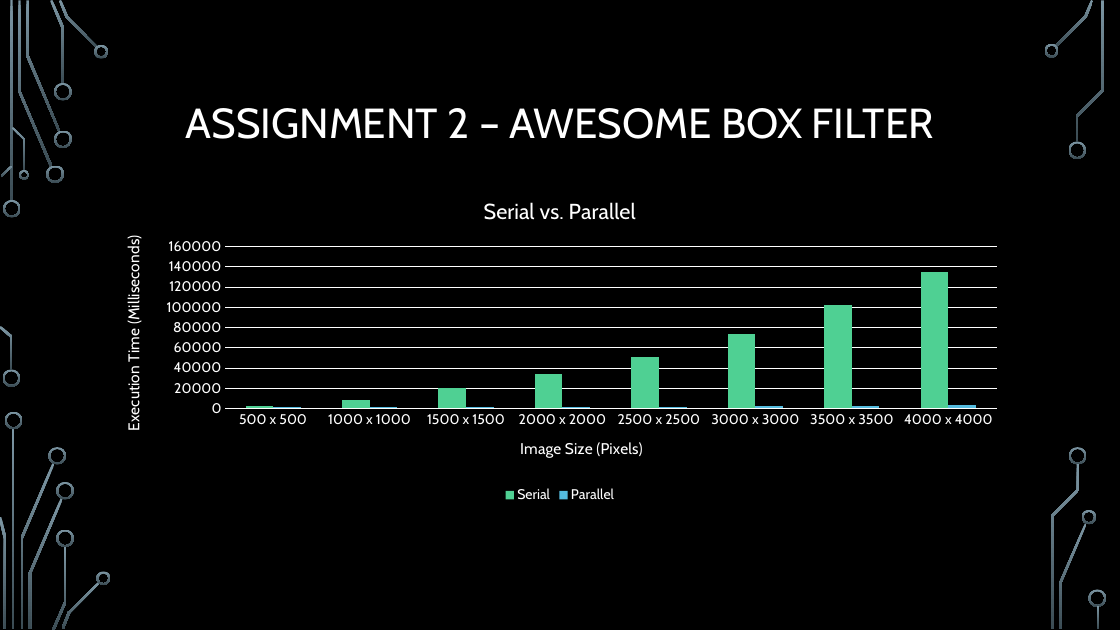
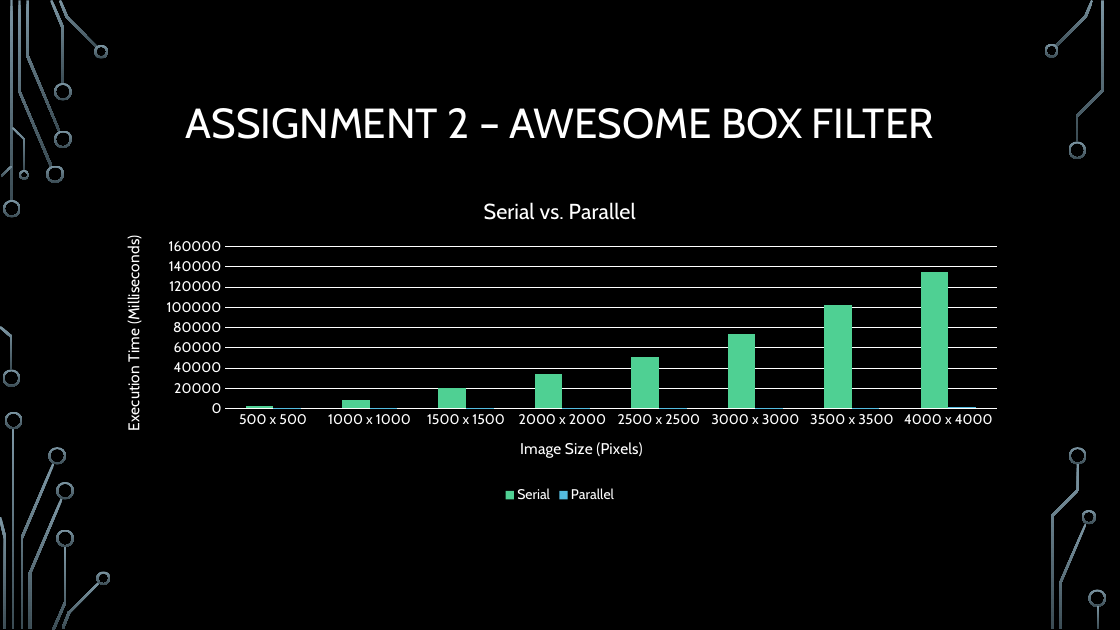
Before and after one commit to RosarioAleCali/DPS915_Final_Project, a slide deck: slide 8 of Project Presentation.pptx. Drawn at 1120x630 pixels with LibreOffice and Linux fonts; fonts in the diff are those of the drawing; background and template pictures are left out. Boxes give left, top, right and bottom in pixels: in the first picture for what was removed or moved away, otherwise in the second. Text is boxed around its words. In the diff, an @@ line names an element or a change of style, - is before the commit and + after.

```diff
--- a/Project Presentation.pptx
+++ b/Project Presentation.pptx
@@ column chart at (x1=105, y1=181, x2=1015, y2=507) @@
-Parallel: 1000, 1000, 1000, 1000, 2000, 2000, 3000, 3000
+Parallel: 0, 0, 0, 0, 1000, 1000, 1000, 1000
```
Also in this commit, not shown: 2 other slides changed, 1 other file.
